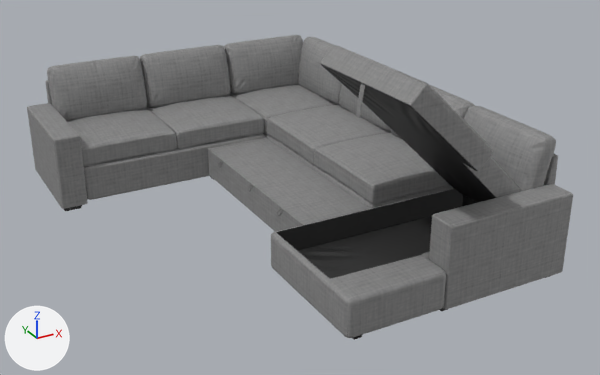
What one commit did to the glTF model 77790113359.glb.
Camera for both pictures: a camera (50 mm lens) standing at (-405.0, -817.0, 442.0) and looking at (19.0, -44.0, 56.0). The axes (+X, +Y, +Z) are drawn at lower left. The lights are the same throughout. Vertices at the same position are counted once.

The older version as bpy lines, for what is in view:
```python
me_mesh_024 = bpy.data.meshes.new('Mesh.024')
me_mesh_024.from_pydata(...)  # 4355 vertices, 8538 faces; spans x -216.0..211.0, y -281.0..281.0, z 0.0..242.0
me_mesh_024.materials.append(mat_lambert6_003)
ob_polysurface132 = bpy.data.objects.new('polySurface132', me_mesh_024)
ob_polysurface132.location = (0.0, 0.0, 0.0)
```
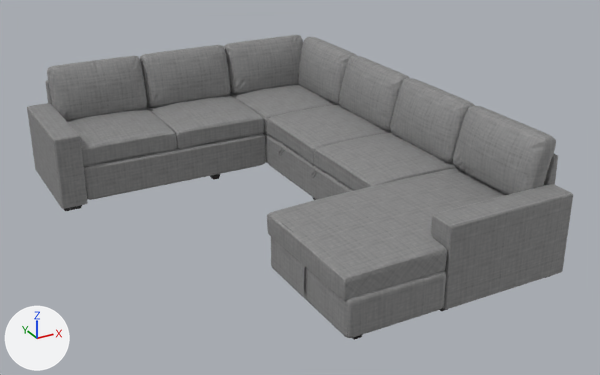
What differs and where, as boxes (x1, y1, x2, y2) in the pictures (600 x 375 px; the box of a moved part takes in the faces that stretch with it):
part 1 of me_mesh_024, moved or reshaped: before (356, 84, 365, 118); after (300, 263, 305, 293)
part 2 of me_mesh_024, moved or reshaped: before (208, 45, 521, 232); after (267, 116, 506, 300)

The change in detail:
me_mesh_024 is used by ob_polysurface132; location (0.0, 0.0, 0.0).
me_mesh_024 had 4355 vertices, 8538 faces and spanned x -216.0..211.0, y -281.0..281.0, z 0.0..242.0.
me_mesh_024 now has 4355 vertices, 8538 faces and spans x -216.0..211.0, y -281.0..281.0, z 0.0..154.0.
me_mesh_024 part 1: the loose piece of 20 vertices spanning x -7.0..-1.0, y -205.0..-198.0, z 193.0..227.0 is scaled about its middle by (0.327, 1, 1.01), then moved by (-60.0, 0.0, -169.0).
me_mesh_024 part 2: 13 vertices moved from x -18.0..189.0, y -240.0..262.0, z 15.0..89.0 to x 67.0..189.0, y -240.0..262.0, z 15.0..89.0; 341 vertices removed from x -20.0..199.0, y -278.0..136.0, z 15.0..242.0; 341 vertices added at x -64.0..195.0, y -278.0..136.0, z 15.0..82.0.
